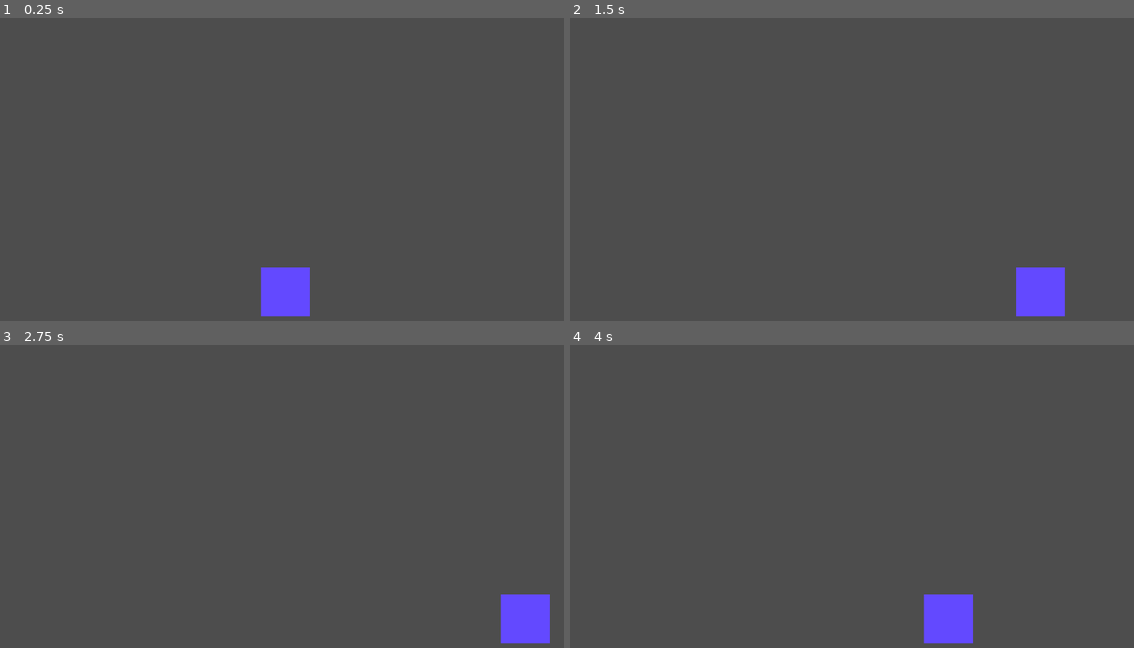
Above: before the commit, frames 1-4 (two rows, left to right).
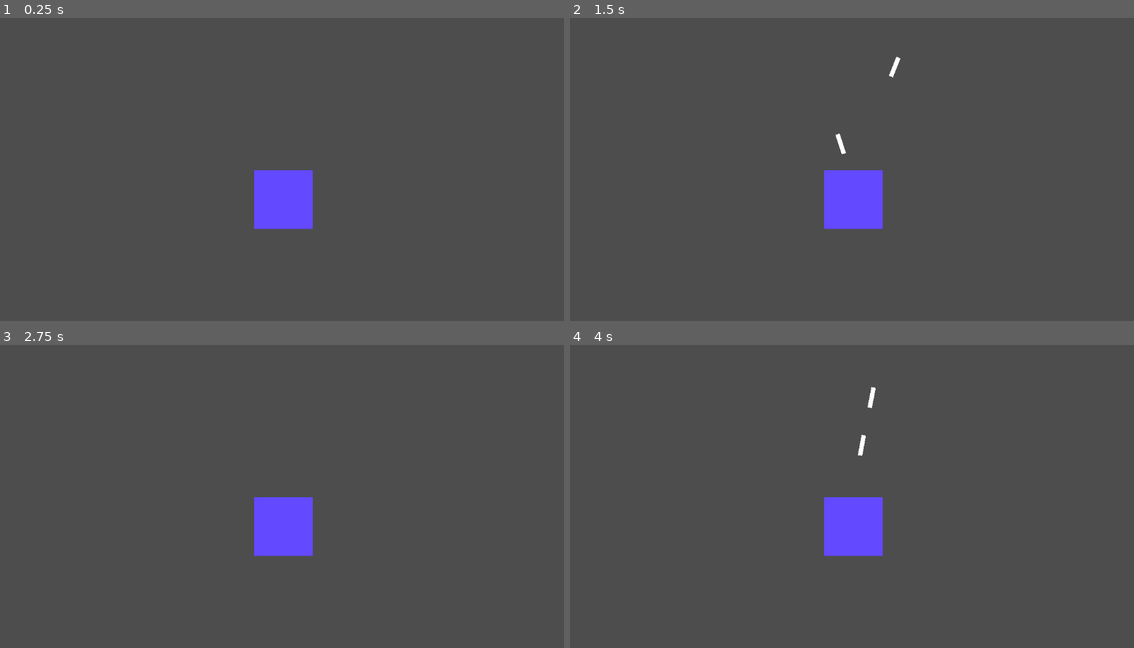
Above: after the commit, the same moments.

Repository: led-studio/bubblester
Game: Godot game, scene res://source/scenarios/game.tscn
The game is run twice, just before and just after one commit, with the same random seed, the same clock (stepped at 60 frames per second) and the same inputs.
Inputs (mouse positions are in pixels of both pictures, inside the frame that each line leads up to):
- Up to frame 1 (0.25 s): no input
- Up to frame 2 (1.5 s): tap Enter (ui_accept) at 0.5, 0.6, 0.77, 1.07, 1.35 s; move the mouse to (976, 160) at 0.52 s; hold D (move_right) 0.53-1.28 s; move the mouse to (739, 190) at 1.27 s; hold A (move_left) from 1.28 s (still down)
- Up to frame 3 (2.75 s): tap Enter (ui_accept) at 1.52, 1.82, 2.1 s; move the mouse to (338, 432) at 2.02 s; release A (move_left) at 2.03 s; hold D (move_right) from 2.03 s (still down)
- Up to frame 4 (4 s): move the mouse to (823, 566) at 2.77 s; tap Enter (ui_accept) at 2.85, 3.02, 3.32, 3.6, 3.77 s; move the mouse to (1021, 551) at 3.52 s; release D (move_right) at 3.53 s; hold A (move_left) from 3.53 s (still down)

The runs differ from the first frame. In frame 1, 3.5% of the frame differs, in the area x 45-56%, y 50-99%; in frame 2, 3.6%; in frame 3, 3.5%; in frame 4, 3.6%, in the area x 45-72%, y 13-99%.

Commit message:
trying to add mouse, it is buggy

Diff:
--- a/project.godot
+++ b/project.godot
@@ -38,6 +38,13 @@
 ]
 }
 
+[layer_names]
+
+2d_physics/layer_1="env"
+2d_physics/layer_2="player"
+2d_physics/layer_3="enemy"
+2d_physics/layer_4="bullet"
+
 [rendering]
 
 textures/canvas_textures/default_texture_filter=0
--- /dev/null
+++ b/source/objects/bullet.gd
@@ -0,0 +1,15 @@
+extends CharacterBody2D
+
+
+var pos:Vector2
+var rota:float
+var dir:float
+var speed = 200
+
+func _ready() -> void:
+	global_position = pos
+	global_rotation = rota
+
+func _physics_process(delta: float) -> void:
+	velocity = Vector2(speed, 0).rotated(dir)
+	move_and_slide()
--- /dev/null
+++ b/source/objects/bullet.tscn
@@ -0,0 +1,21 @@
+[gd_scene load_steps=3 format=3 uid="uid://3r0ec3p41ocd"]
+
+[ext_resource type="Script" path="res://source/objects/bullet.gd" id="1_ix112"]
+
+[sub_resource type="RectangleShape2D" id="RectangleShape2D_35xsv"]
+size = Vector2(16, 5)
+
+[node name="Bullet" type="CharacterBody2D"]
+collision_layer = 8
+collision_mask = 4
+script = ExtResource("1_ix112")
+
+[node name="ColorRect" type="ColorRect" parent="."]
+offset_left = -7.0
+offset_top = -2.0
+offset_right = 7.0
+offset_bottom = 1.0
+
+[node name="CollisionShape2D" type="CollisionShape2D" parent="."]
+position = Vector2(0, -0.5)
+shape = SubResource("RectangleShape2D_35xsv")
--- /dev/null
+++ b/source/objects/gun.gd
@@ -0,0 +1,15 @@
+extends CharacterBody2D
+
+var bullet_path = preload("res://source/objects/bullet.tscn")
+
+func _physics_process(delta: float) -> void:
+	look_at(get_global_mouse_position())
+	if Input.is_action_just_pressed("ui_accept"):
+		fire()
+
+func fire():
+	var bullet = bullet_path.instantiate()
+	bullet.dir = rotation
+	bullet.pos = $Node2D.global_position
+	bullet.rota = global_rotation
+	get_parent().add_child(bullet)
--- /dev/null
+++ b/source/objects/gun.tscn
@@ -0,0 +1,24 @@
+[gd_scene load_steps=3 format=3 uid="uid://k4ce8b3rhrsf"]
+
+[ext_resource type="Script" path="res://source/objects/gun.gd" id="1_u6acu"]
+
+[sub_resource type="RectangleShape2D" id="RectangleShape2D_lh3wy"]
+size = Vector2(9, 7)
+
+[node name="Gun" type="CharacterBody2D"]
+script = ExtResource("1_u6acu")
+
+[node name="ColorRect" type="ColorRect" parent="."]
+offset_left = -5.0
+offset_top = -30.0
+offset_right = 6.0
+color = Color(0, 0, 0, 1)
+
+[node name="Node2D" type="Node2D" parent="."]
+
+[node name="CollisionShape2D" type="CollisionShape2D" parent="."]
+position = Vector2(0.5, -3.5)
+shape = SubResource("RectangleShape2D_lh3wy")
+
+[node name="Camera2D" type="Camera2D" parent="."]
+zoom = Vector2(3, 3)
--- a/source/objects/player.tscn
+++ b/source/objects/player.tscn
@@ -1,12 +1,19 @@
-[gd_scene load_steps=3 format=3 uid="uid://cu2lvgquj1el3"]
+[gd_scene load_steps=4 format=3 uid="uid://cu2lvgquj1el3"]
 
 [ext_resource type="Script" path="res://source/objects/player.gd" id="1_kd7cj"]
+[ext_resource type="PackedScene" uid="uid://k4ce8b3rhrsf" path="res://source/objects/gun.tscn" id="2_wdpj2"]
 
 [sub_resource type="CircleShape2D" id="CircleShape2D_jxo71"]
 radius = 18.0
 
 [node name="Player" type="CharacterBody2D"]
+collision_layer = 2
+collision_mask = 5
 script = ExtResource("1_kd7cj")
+
+[node name="Gun" parent="." instance=ExtResource("2_wdpj2")]
+visible = false
+position = Vector2(0, -16)
 
 [node name="ColorRect" type="ColorRect" parent="."]
 offset_left = -19.0
